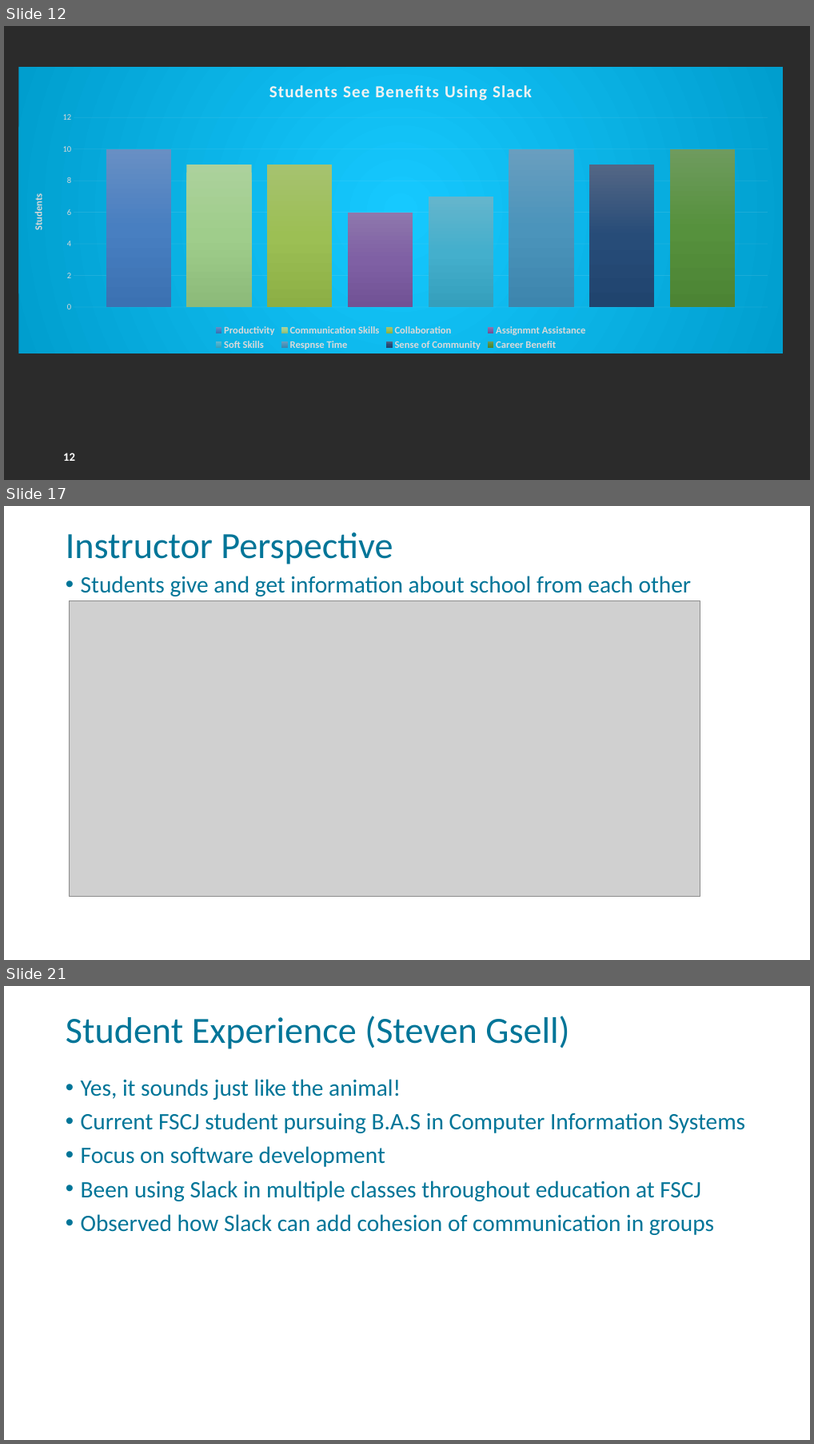
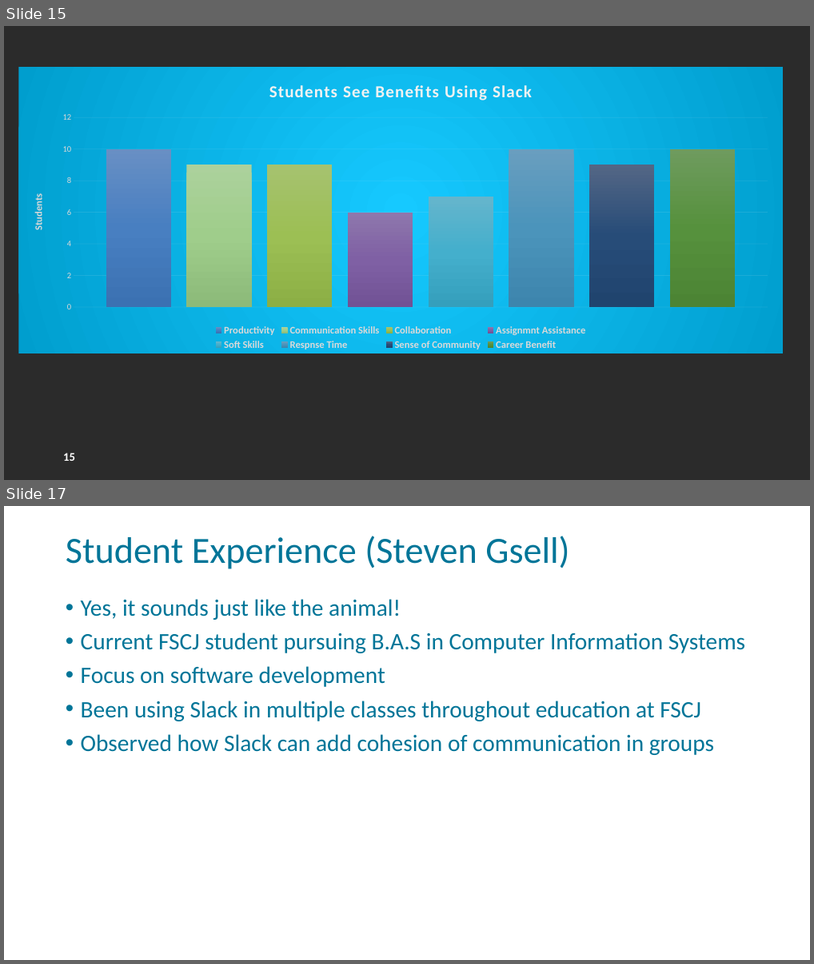
Before and after one commit to FSCJ-FacultyDev/HITEC2024, a slide deck: LeveragingSlackForStudentCollaboration.pptx. Shown one above the other, each under a label of ours: slides 12, 17 and 21 before the commit, slides 15 and 17 after it; the slides between them are not shown. The pictures are 814x1444 and 814x964 pixels, drawn with LibreOffice and Linux fonts; fonts in the diff are those of the drawing; grey boxes stand for pictures; background and template pictures are left out; a plain dark background stands for a picture behind light text. Boxes give left, top, right and bottom in pixels: in the first picture for what was removed or moved away, otherwise in the second. Text is boxed around its words. In the diff, an @@ line names an element or a change of style, - is before the commit and + after.

```diff
--- a/LeveragingSlackForStudentCollaboration.pptx
+++ b/LeveragingSlackForStudentCollaboration.pptx
@@ slide 17 removed at (4, 506, 810, 960), background picture (left out); not listed: 1 template element that a slide beside it also shows @@
@@ title removed at (66, 532, 393, 564) @@
-Instructor Perspective
@@ text removed at (81, 576, 692, 596) @@
-• Students give and get information about school from each other
@@ picture removed at (69, 600, 700, 896) @@
@@ what was slide 12 is now slide 15 @@
@@ page number at (63, 452, 75, 460): text changed @@
-12
+15
@@ what was slide 21 is now slide 17 @@
```
Also in this commit, not shown: 6 slides changed, 3 slides added, 6 other slides removed.
